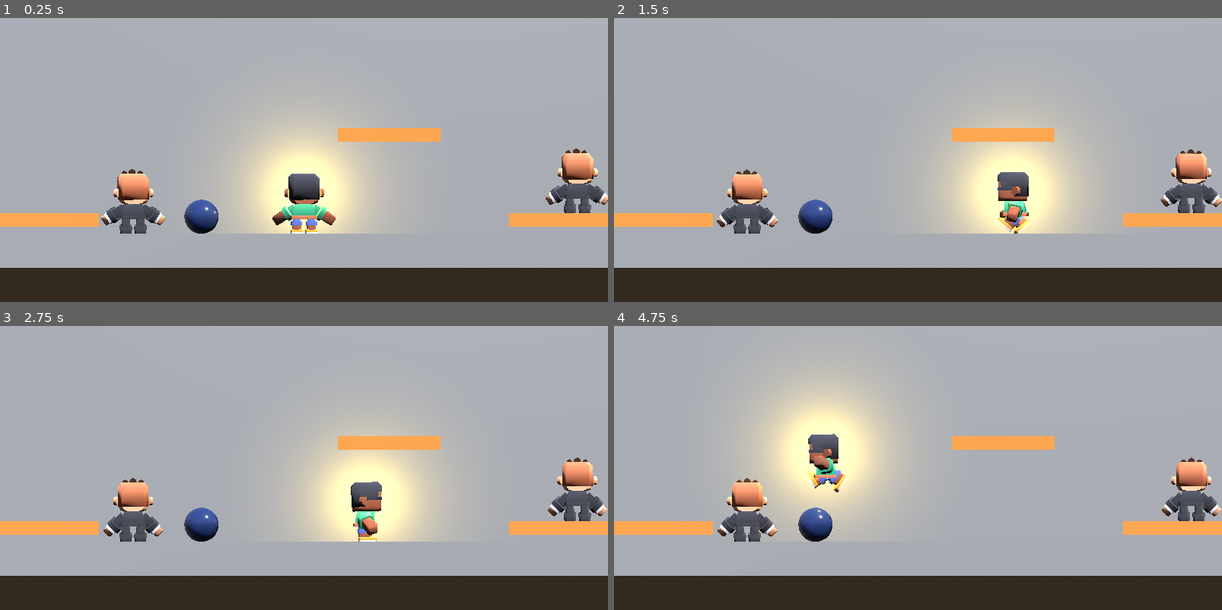
Above: before the commit, frames 1-4 (two rows, left to right).
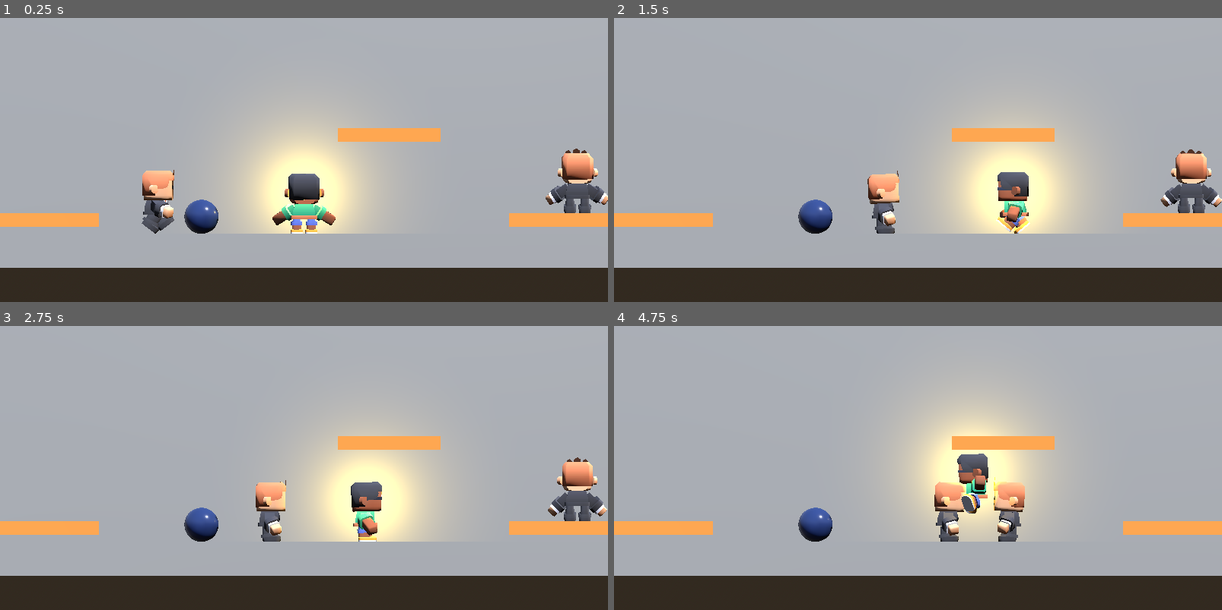
Above: after the commit, the same moments.

Repository: allan-gomez-creator/Barrasbalas
Game: Godot game, scene res://prueba_allan.tscn
Two runs of this game, one before a commit and one after it. Both use one fixed random seed, a clock stepped at 60 frames per second and the inputs below. This scene is started directly instead of the project's main scene.
Inputs (mouse positions are in pixels of both pictures, inside the frame that each line leads up to):
- Up to frame 1 (0.25 s): no input
- Up to frame 2 (1.5 s): move the mouse to (1051, 114) at 0.52 s; hold D (move_right) 0.53-1.28 s; click (1051, 114) at 0.6 s; tap Space (saltar) at 0.77 s; move the mouse to (796, 148) at 1.27 s; hold A (move_left) from 1.28 s (still down); tap R (hacer_ruido) at 1.35 s
- Up to frame 3 (2.75 s): tap Space (saltar) at 1.52 s; move the mouse to (364, 365) at 2.02 s; release A (move_left) at 2.03 s; hold D (move_right) from 2.03 s (still down); click (364, 365) at 2.1 s
- Up to frame 4 (4.75 s): move the mouse to (887, 507) at 2.77 s; release D (move_right) at 2.78 s; hold W (move_up) 2.78-3.53 s; tap R (hacer_ruido) at 2.85, 4.35 s; tap Space (saltar) at 3.02, 3.77, 4.52 s; move the mouse to (1100, 490) at 3.52 s; hold A (move_left) from 3.53 s (still down); click (1100, 490) at 3.6 s; move the mouse to (735, 388) at 4.27 s

The runs differ from the first frame. In frame 1, 1.9% of the frame differs, in the area x 16-29%, y 53-76%; in frame 2, 2.1%; in frame 3, 2.1%; in frame 4, 22%, in the area x 17-100%, y 17-76%.

Commit message:
T9 N2 - Tarea C - investiga y vuelve

Diff:
--- a/vigia.gd
+++ b/vigia.gd
@@ -1,19 +1,86 @@
 extends CharacterBody3D
 
+enum Estado { EN_PUESTO, INVESTIGAR, MIRAR, VOLVER }
+
+@export var rapidez = 2.0
+@export var tiempo_mirar = 2.0
+# Se detiene antes del punto: ahí puede estar el jugador, y chocarían.
+@export var llega_a = 1.0
+
+var estado = Estado.EN_PUESTO
+var puesto = Vector3.ZERO
+var ruido_en = Vector3.ZERO
+var reloj = 0.0
 @onready var anim = $Modelo/AnimationPlayer
 
 
 func _ready():
 	add_to_group("oyentes")
+	puesto = global_position
 
 
 func _physics_process(delta):
 	velocity += get_gravity() * delta
-	anim.play("idle")
+	reloj = maxf(reloj - delta, 0.0)
+	var nuevo = decidir()
+	if nuevo != estado:
+		cambiar_a(nuevo)
+	match estado:
+		Estado.EN_PUESTO:
+			frenar()
+		Estado.INVESTIGAR:
+			ir_a(ruido_en)
+		Estado.MIRAR:
+			frenar()
+		Estado.VOLVER:
+			ir_a(puesto)
 	move_and_slide()
 
 
-# La llama quien hace el ruido: el que oye no pregunta cada cuadro.
+func decidir():
+	match estado:
+		Estado.INVESTIGAR:
+			if distancia_a(ruido_en) < llega_a:
+				return Estado.MIRAR
+		Estado.MIRAR:
+			if reloj <= 0.001:
+				return Estado.VOLVER
+		Estado.VOLVER:
+			if distancia_a(puesto) < 0.1:
+				return Estado.EN_PUESTO
+	return estado
+
+
+func cambiar_a(nuevo):
+	estado = nuevo
+	print(name, " -> ", Estado.keys()[estado], " cuadro ", Engine.get_physics_frames(), " en ", global_position.snappedf(0.01))
+	if estado == Estado.MIRAR:
+		reloj = tiempo_mirar
+
+
+# Un ruido nuevo lo interrumpe en cualquier estado.
 func oir(punto):
-	var d = global_position.distance_to(punto)
-	print(name, " oyó algo a ", snappedf(d, 0.01), " m")
+	ruido_en = punto
+	if estado != Estado.INVESTIGAR:
+		cambiar_a(Estado.INVESTIGAR)
+
+
+func ir_a(destino):
+	var hacia = destino - global_position
+	hacia.y = 0.0
+	var dir = hacia.normalized()
+	velocity.x = dir.x * rapidez
+	velocity.z = dir.z * rapidez
+	basis = Basis.looking_at(dir)
+	anim.play("walk")
+
+
+func frenar():
+	velocity.x = 0.0
+	velocity.z = 0.0
+	anim.play("idle")
+
+
+func distancia_a(p):
+	var o = global_position
+	return Vector2(p.x - o.x, p.z - o.z).length()
--- a/vigia.tscn
+++ b/vigia.tscn
@@ -10,6 +10,8 @@
 [node name="Vigia" type="CharacterBody3D" unique_id=1628014569]
 axis_lock_linear_z = true
 script = ExtResource("1_2ven1")
+rapidez = 3.2
+tiempo_mirar = 1.5
 
 [node name="CollisionShape3D" type="CollisionShape3D" parent="." unique_id=881069668]
 transform = Transform3D(1, 0, 0, 0, 1, 0, 0, 0, 1, 0, 0.875, 0)
